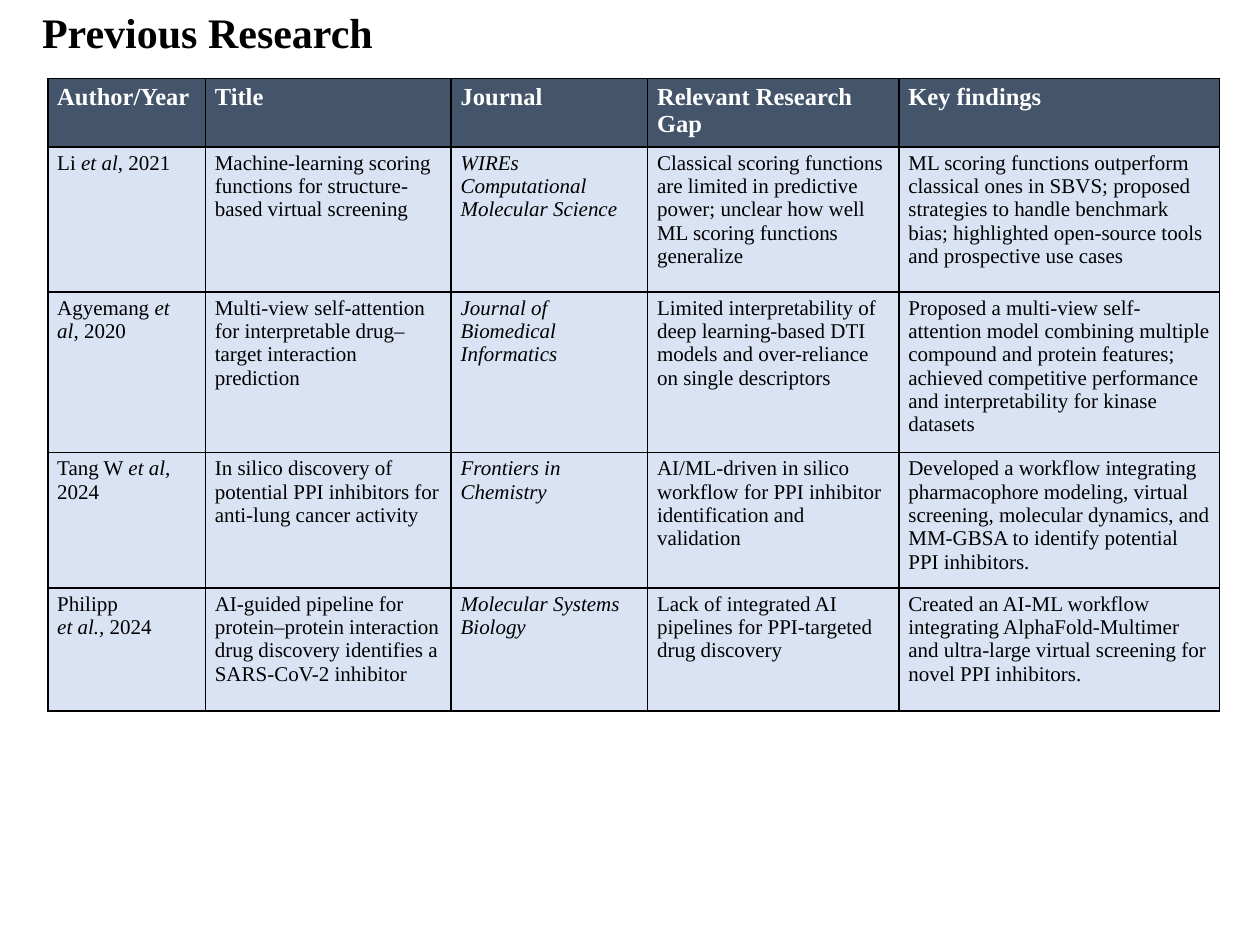
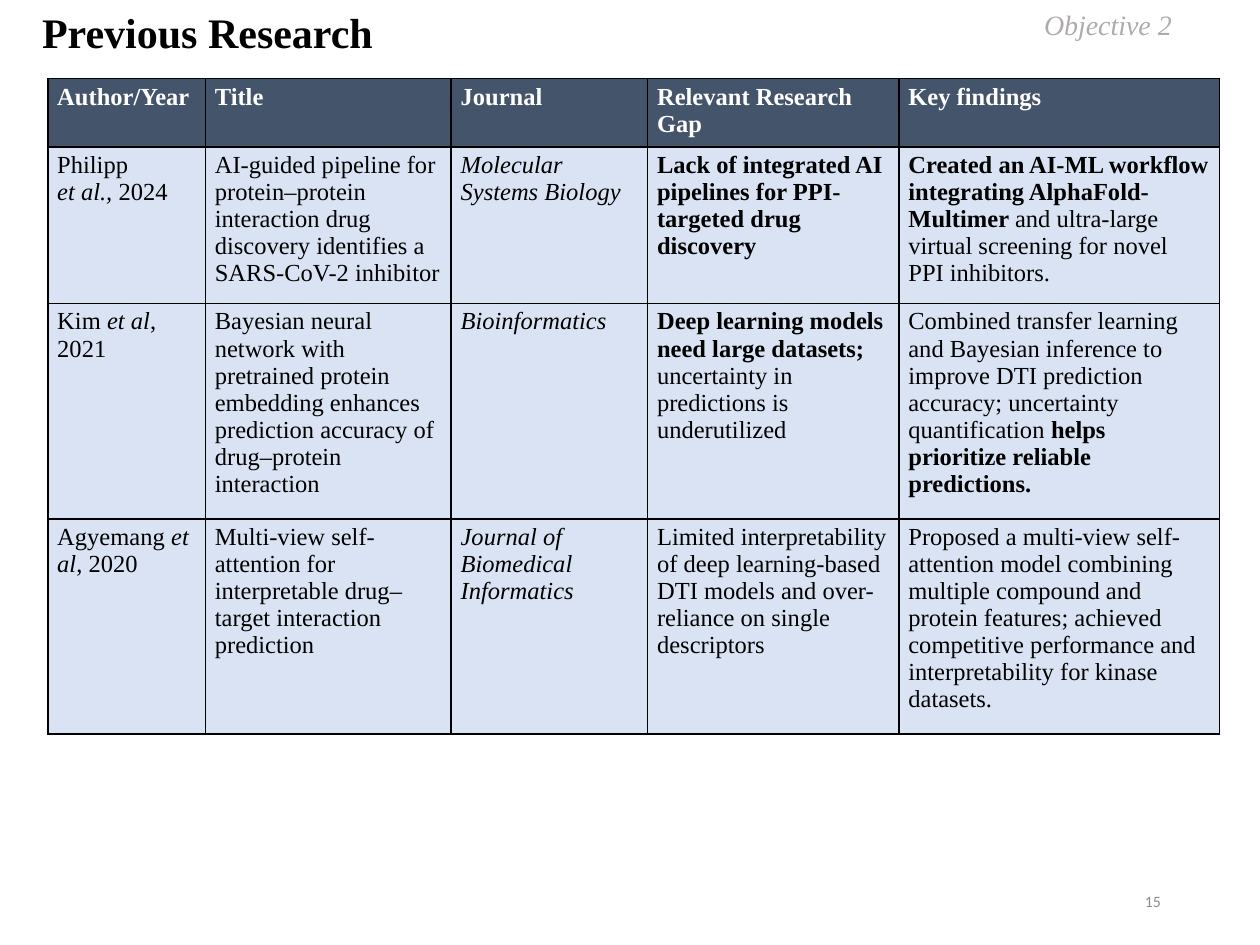
Before and after one commit to Vinoth0202/Training-to-Divya, a slide deck: slide 15 of DC - Dhivya G.pptx (slide 16 before the commit). Drawn at 1260x945 pixels with LibreOffice and Linux fonts; fonts in the diff are those of the drawing. Boxes give left, top, right and bottom in pixels: in the first picture for what was removed or moved away, otherwise in the second. Text is boxed around its words. In the diff, an @@ line names an element or a change of style, - is before the commit and + after.

```diff
--- a/DC - Dhivya G.pptx
+++ b/DC - Dhivya G.pptx
@@ text added at <box>1044,16,1172,41</box>, 16 pt, text #AFABAB, italic @@
+Objective 2
@@ table at <box>48,78,1218,733</box> @@
-row 2: Li et al, 2021 | Machine-learning scoring functions for structure-based virtual screening | WIREs Computational Molecular Science | Classical scoring functions are limited in predictive power; unclear how well ML scoring functions generalize | ML scoring functions outperform classical ones in SBVS; proposed strategies to handle benchmark bias; highlighted open-source tools and prospective use cases
-row 3: Agyemang et al, 2020 | Multi-view self-attention for interpretable drug–target interaction prediction | Journal of Biomedical Informatics | Limited interpretability of deep learning-based DTI models and over-reliance on single descriptors | Proposed a multi-view self-attention model combining multiple compound and protein features; achieved competitive performance and interpretability for kinase datasets
-row 4: Tang W et al, 2024 | In silico discovery of potential PPI inhibitors for anti-lung cancer activity | Frontiers in Chemistry | AI/ML-driven in silico workflow for PPI inhibitor identification and validation | Developed a workflow integrating pharmacophore modeling, virtual screening, molecular dynamics, and MM-GBSA to identify potential PPI inhibitors.
+row 3: Kim et al, 2021 | Bayesian neural network with pretrained protein embedding enhances prediction accuracy of drug–protein interaction | Bioinformatics | Deep learning models need large datasets; uncertainty in predictions is underutilized | Combined transfer learning and Bayesian inference to improve DTI prediction accuracy; uncertainty quantification helps prioritize reliable predictions.
+row 4: Agyemang et al, 2020 | Multi-view self-attention for interpretable drug–target interaction prediction | Journal of Biomedical Informatics | Limited interpretability of deep learning-based DTI models and over-reliance on single descriptors | Proposed a multi-view self-attention model combining multiple compound and protein features; achieved competitive performance and interpretability for kinase datasets.
@@ page number added at <box>1145,897,1161,907</box>, 9 pt, text #8C8C8C @@
+15
```
Also in this commit, not shown: 28 other slides changed, 2 slides added, 4 slides removed, 1 other file.
